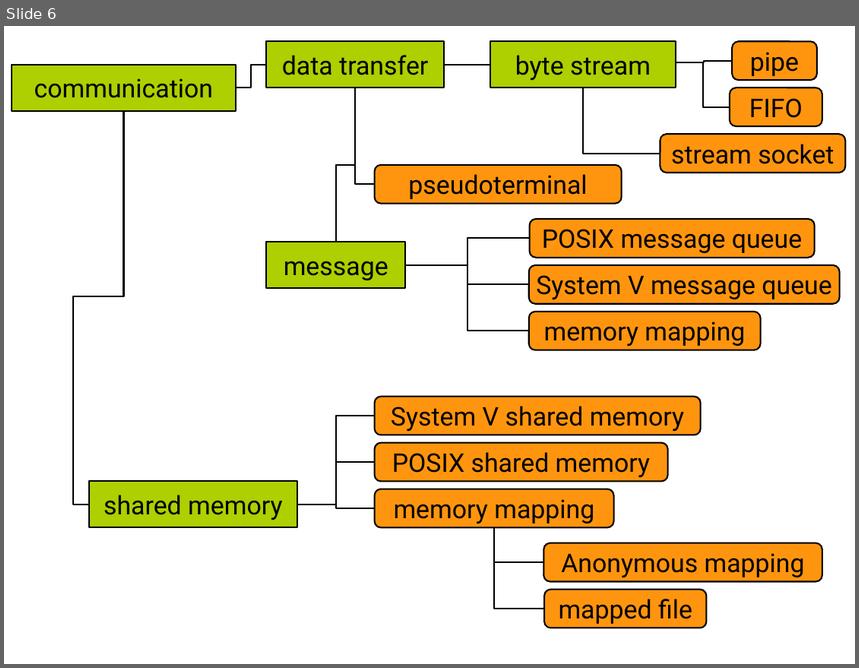
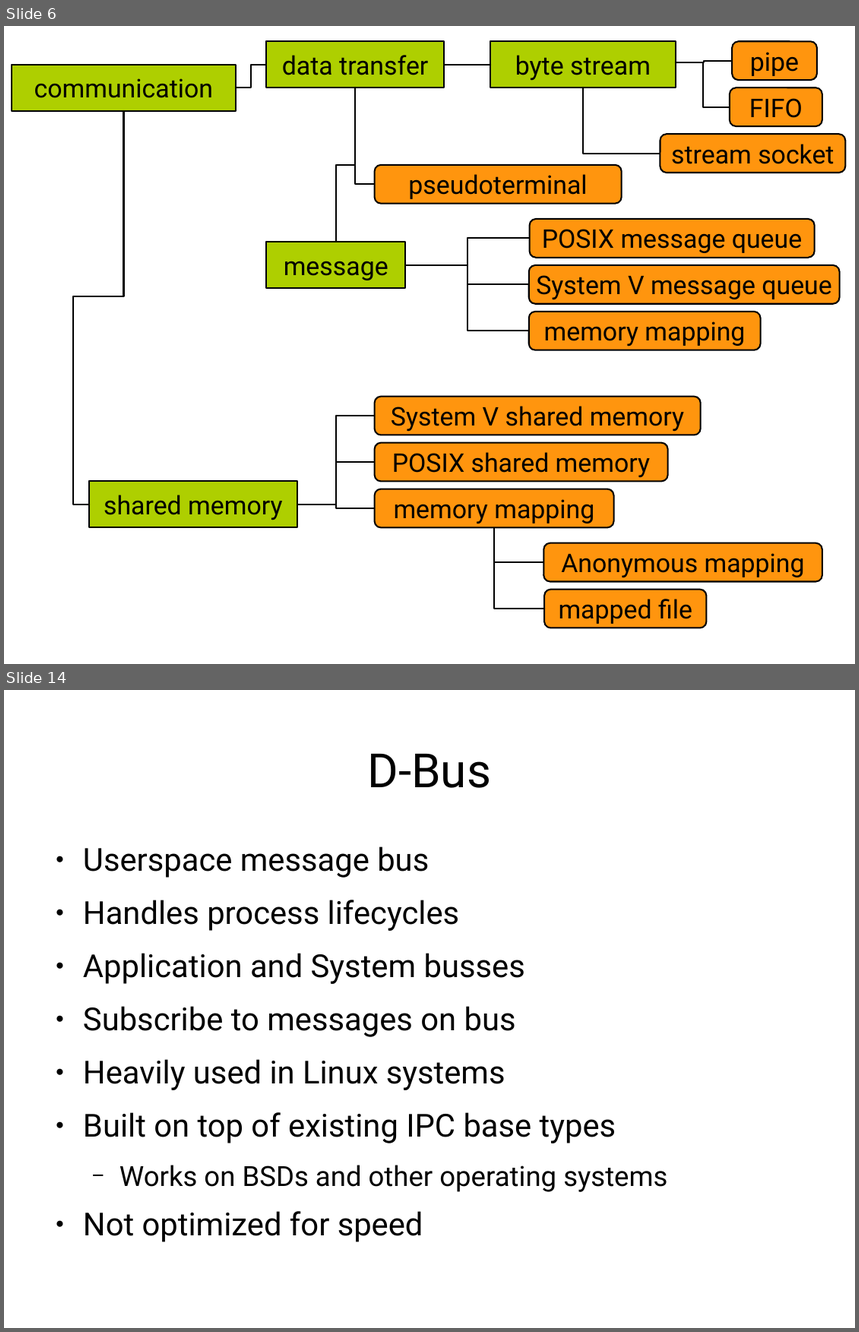
Before and after one commit to gregkh/presentation-kdbus, a slide deck: kdbus.odp. Shown one above the other, each under a label of ours: slide 6 before the commit, slides 6 and 14 after it; the slides between them are not shown. The pictures are 859x668 and 859x1332 pixels, drawn with LibreOffice and Linux fonts; fonts in the diff are those of the drawing. Boxes give left, top, right and bottom in pixels: in the first picture for what was removed or moved away, otherwise in the second. Text is boxed around its words. In the diff, an @@ line names an element or a change of style, - is before the commit and + after.

```diff
--- a/kdbus.odp
+++ b/kdbus.odp
@@ slide 14 added at <box>4,690,855,1328</box>, background #FFFFFF @@
@@ title added at <box>367,754,491,788</box>, 44 pt, text #000000 @@
+D-Bus
@@ text added at <box>83,847,667,1243</box>, 29.6 pt, text #000000 @@
+● Userspace message bus
+● Handles process lifecycles
+● Application and System busses
+● Subscribe to messages on bus
+● Heavily used in Linux systems
+● Built on top of existing IPC base types
+  − Works on BSDs and other operating systems
+● Not optimized for speed
```
Also in this commit, not shown: 17 other slides added, 1 slide removed, 1 other file.
